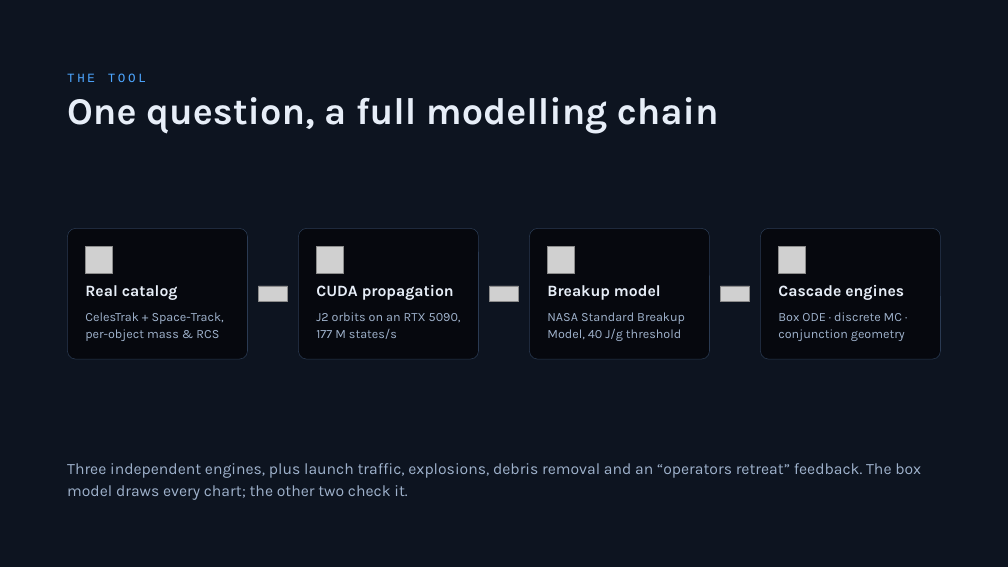
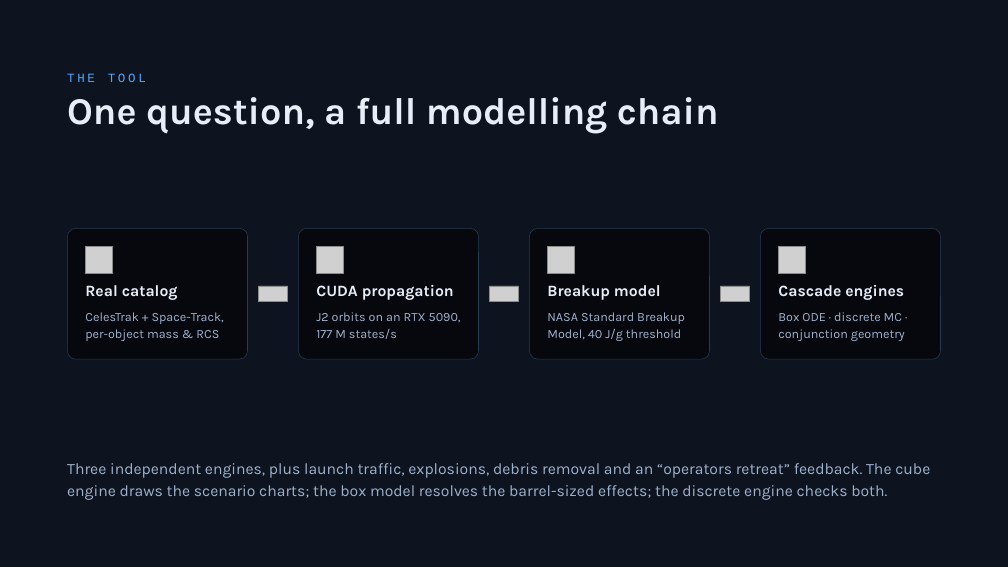
Before and after one commit to TimKadyrov/DebrisCascade, a slide deck: slide 6 of Barrel of Nails — Kessler Study.pptx. Drawn at 1008x567 pixels with LibreOffice and Linux fonts; fonts in the diff are those of the drawing; grey boxes stand for pictures. Boxes give left, top, right and bottom in pixels: in the first picture for what was removed or moved away, otherwise in the second. Text is boxed around its words. In the diff, an @@ line names an element or a change of style, - is before the commit and + after.

Commit message:
Deck on the cube engine; 2006 NASA benchmark panel
- Scenario numbers from 16-seed cube ensembles: nothing added x1.19,
  50/yr x2.6, 200/yr x18, 500/yr x59 (working satellites x4.6), operators
  quit ~yr 27 then x2.8, removal ~10/yr (~2 without explosions, ~60 with
  50/yr). Barrel-sized effects stay on the box model: ceiling +25%,
  90-230 barrels double the 1-10 cm field, ASAT ~22 barrels.
- Charts: seed-range bands/whiskers with the box model dashed; engine
  roles on the tool and engines slides.
- Limits slide: benchmark panel (LEGEND vs box vs cube, no old box) with
  the 2006 rerun at 16 seeds: cube 11.5 (5-17) vs LEGEND 10.8.
- SUMMARY and README rewritten for the cube headline and the benchmark.

```diff
--- a/Barrel of Nails — Kessler Study.pptx
+++ b/Barrel of Nails — Kessler Study.pptx
@@ text at [67,463,930,500]: text changed @@
-Three independent engines, plus launch traffic, explosions, debris removal and an “operators retreat” feedback. The box model draws every chart; the other two check it.
+Three independent engines, plus launch traffic, explosions, debris removal and an “operators retreat” feedback. The cube engine draws the scenario charts; the box model resolves the barrel-sized effects; the discrete engine checks both.
```
Also in this commit, not shown: 14 other slides changed, 15 other files.
